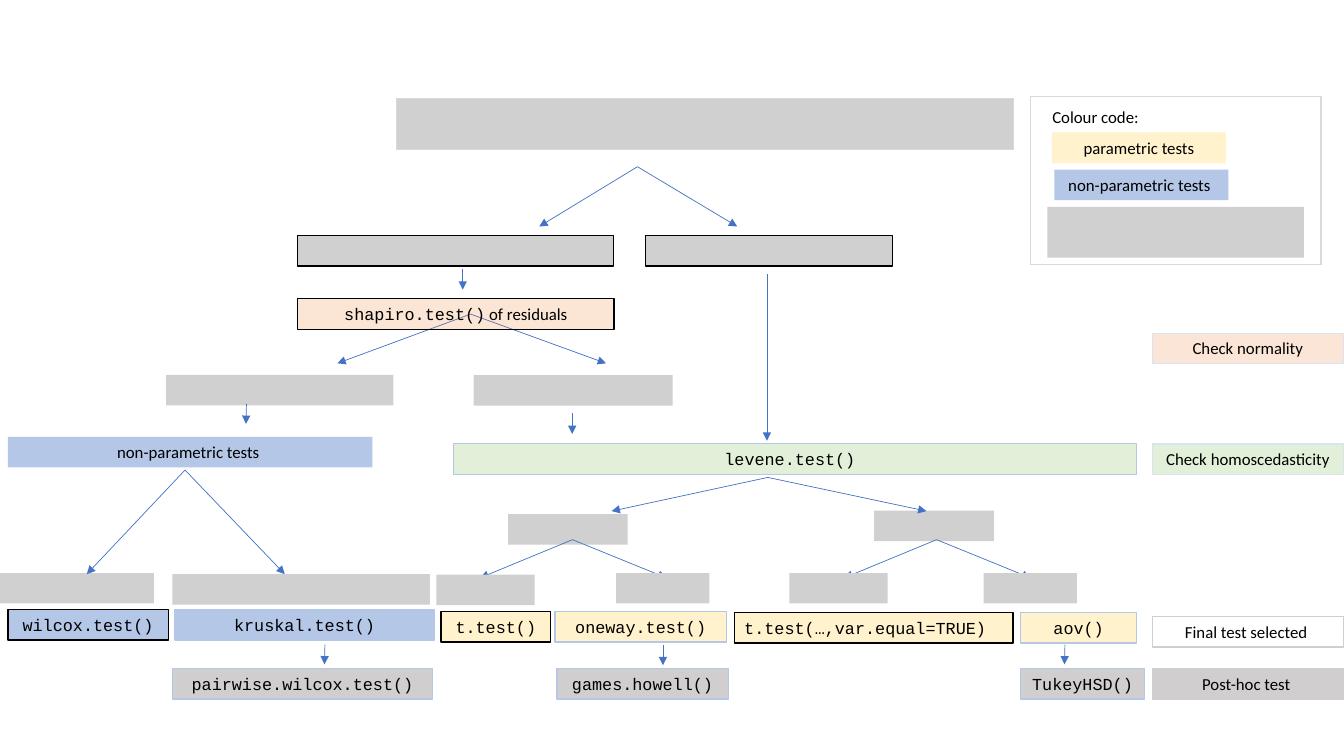
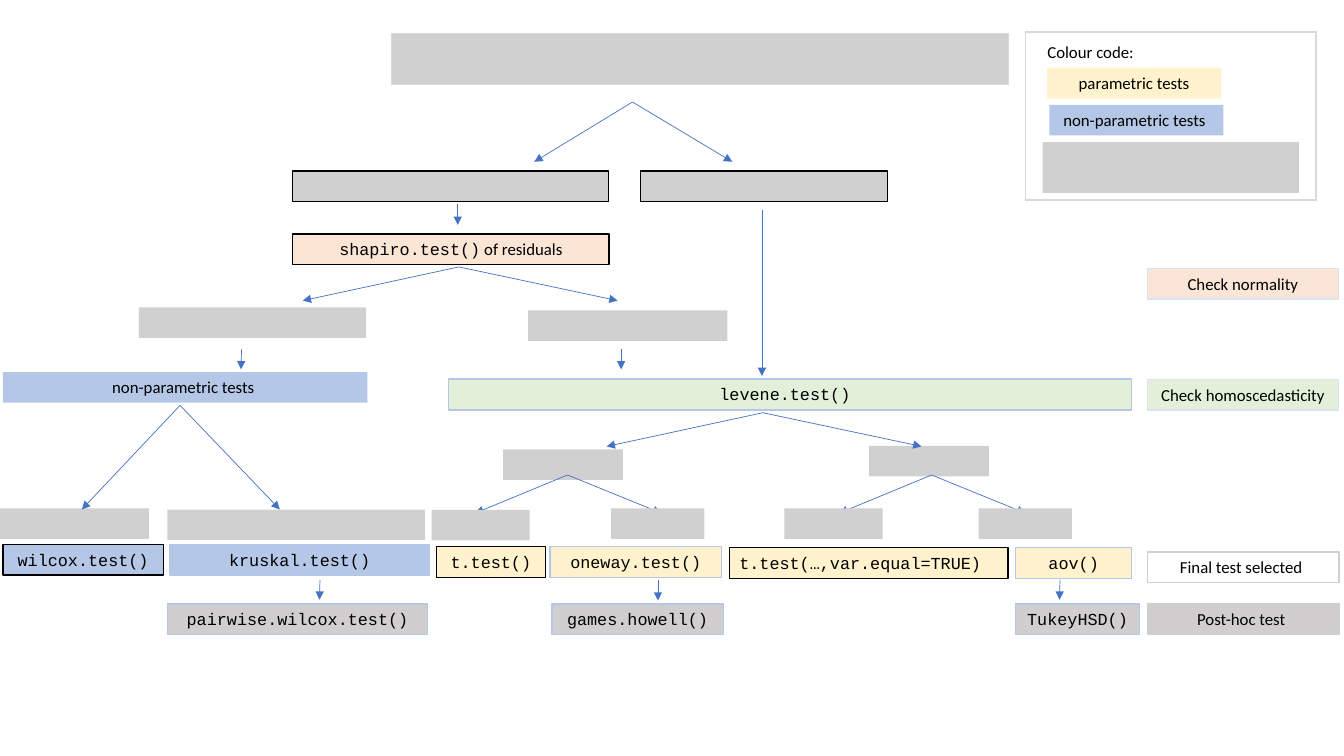
Before and after one commit to shhschilling/visStatistics, a slide deck: slide 1 of vignettes/figures/decision_tree.pptx. Drawn at 1344x756 pixels with LibreOffice and Linux fonts; fonts in the diff are those of the drawing; grey boxes stand for pictures. Boxes give left, top, right and bottom in pixels: in the first picture for what was removed or moved away, otherwise in the second. Text is boxed around its words. In the diff, an @@ line names an element or a change of style, - is before the commit and + after.

```diff
--- a/vignettes/figures/decision_tree.pptx
+++ b/vignettes/figures/decision_tree.pptx
@@ arrow moved from (471, 315) - (338, 363) to (459, 267) - (302, 300) @@
@@ arrow moved from (471, 315) - (606, 363) to (459, 267) - (618, 300) @@
@@ group added at (139,308,989,480): 4 pictures @@
@@ arrow moved from (247, 404) - (246, 424) to (242, 350) - (241, 369) @@
@@ arrow moved from (573, 413) - (573, 435) to (621, 349) - (621, 369) @@
@@ group removed at (166,375,994,544): 4 pictures @@
@@ 19 rectangles, 15 arrows, 10 pictures, 1 text: place and size @@
-19 rectangles, 15 arrows, 10 pictures, 1 text at (0,97,1344,699)
+19 rectangles, 15 arrows, 10 pictures, 1 text at (0,32,1339,634)
```
Also in this commit, not shown: 9 other files.
